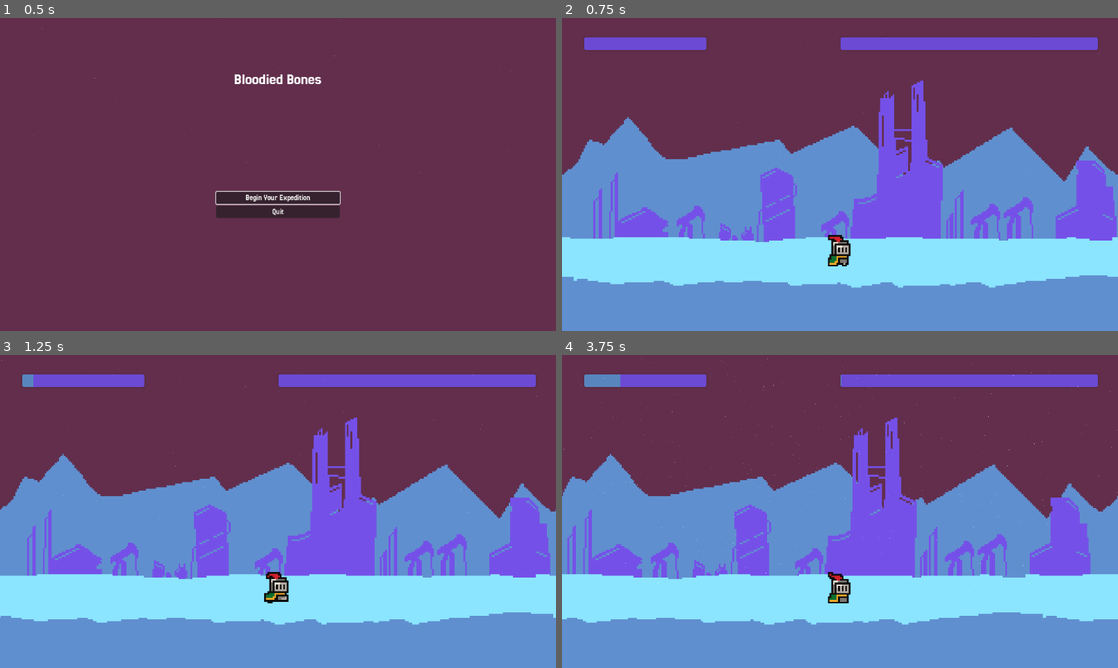
Above: before the commit, frames 1-4 (two rows, left to right).
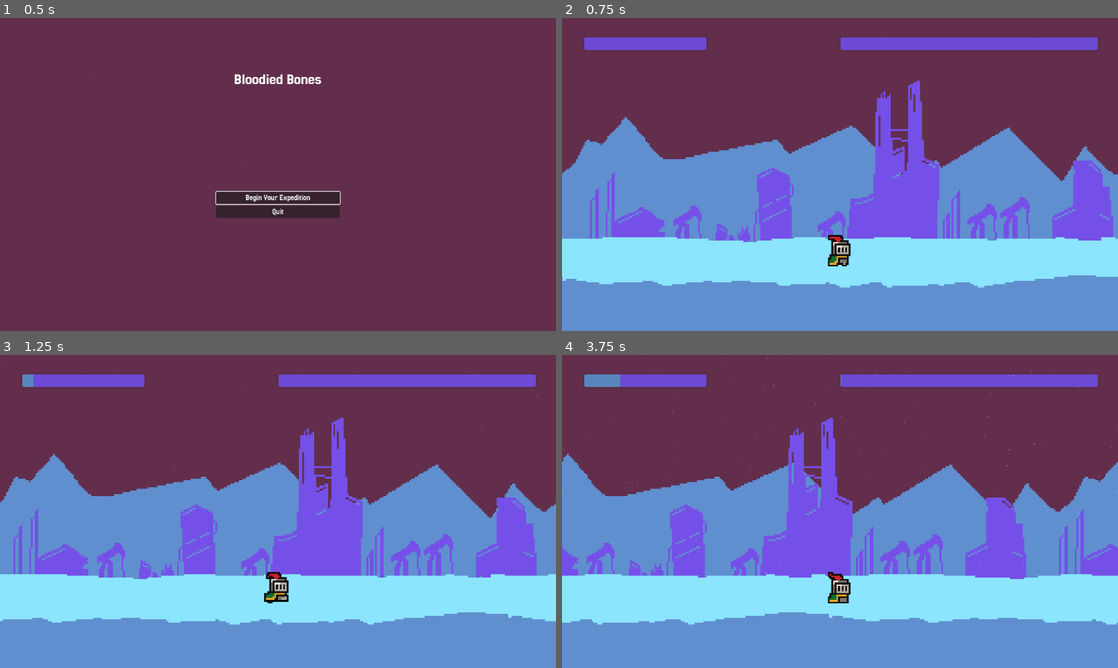
Above: after the commit, the same moments.

Repository: Mightysmallfry/BonesAndBullets
Game: Godot game, scene res://Menus/main_menu.tscn
Two runs of this game, one before a commit and one after it. Both use one fixed random seed, a clock stepped at 60 frames per second and the inputs below.
Inputs (mouse positions are in pixels of both pictures, inside the frame that each line leads up to):
- Up to frame 1 (0.5 s): no input
- Up to frame 2 (0.75 s): click "Begin Your Expedition" at 0.5 s
- Up to frame 3 (1.25 s): no input
- Up to frame 4 (3.75 s): tap Enter at 1.25 s; move the mouse to (962, 495) at 1.27 s; click (962, 495) at 1.42 s; move the mouse to (728, 527) at 2.02 s; click (728, 527) at 2.17 s; move the mouse to (895, 442) at 2.77 s; click (895, 442) at 2.92 s; move the mouse to (812, 574) at 3.52 s; click (812, 574) at 3.67 s

Frame 1 is identical in both runs. In frame 2, 5.4% of the frame differs, in the area x 0-100%, y 20-87%; in frame 3, 11%; in frame 4, 21%.

Commit message:
Fixed parallax movement being frame dependent

Diff:
--- a/Assets/ProgressBars/TimedProgressBar.gd
+++ b/Assets/ProgressBars/TimedProgressBar.gd
@@ -20,7 +20,7 @@
 		push_warning("Timer not registered yet, delaying max_value assignment")
 
 # Called every frame. 'delta' is the elapsed time since the previous frame.
-func _process(delta: float) -> void:
+func _process(_delta: float) -> void:
 	if not initialized:
 		if Globals.has_timer(timer):
 			max_value = Globals.get_max_time(timer)
--- a/StoryEvents/choice_button.gd
+++ b/StoryEvents/choice_button.gd
@@ -30,7 +30,7 @@
 		self.focus_neighbor_bottom = _choiceList.get_child(myIndex + 1).get_path()
 
 # Called every frame. 'delta' is the elapsed time since the previous frame.
-func _process(delta: float) -> void:
+func _process(_delta: float) -> void:
 	pass
 
 func _on_pressed():
--- a/StoryEvents/story_event_display.gd
+++ b/StoryEvents/story_event_display.gd
@@ -18,7 +18,7 @@
 
 
 # Called every frame. 'delta' is the elapsed time since the previous frame.
-func _process(delta: float) -> void:
+func _process(_delta: float) -> void:
 	pass
 
 func load_story_event_data(data: StoryEventData) -> void:
--- a/World/main.gd
+++ b/World/main.gd
@@ -30,7 +30,7 @@
 
 
 # Called every frame. 'delta' is the elapsed time since the previous frame.
-func _process(delta: float) -> void:
+func _process(_delta: float) -> void:
 	pass
 
 func load_story_events(dirPath: String) -> Array[String]:
--- a/World/parallax_manager.gd
+++ b/World/parallax_manager.gd
@@ -18,9 +18,8 @@
 
 
 # Called every frame. 'delta' is the elapsed time since the previous frame.
-func _process(_delta: float) -> void:
-
-	background.scroll_offset.x -= parallaxSpeed * backgroundScrollScale
-	foliage.scroll_offset.x -= parallaxSpeed * foliageScrollScale
-	focus.scroll_offset.x -= parallaxSpeed * focusScrollScale
-	foreground.scroll_offset.x -= parallaxSpeed * foregroundScrollScale
+func _process(delta: float) -> void:
+	background.scroll_offset.x -= parallaxSpeed * backgroundScrollScale * 200 * delta
+	foliage.scroll_offset.x -= parallaxSpeed * foliageScrollScale * 200 * delta
+	focus.scroll_offset.x -= parallaxSpeed * focusScrollScale * 200 * delta
+	foreground.scroll_offset.x -= parallaxSpeed * foregroundScrollScale * 200 * delta
